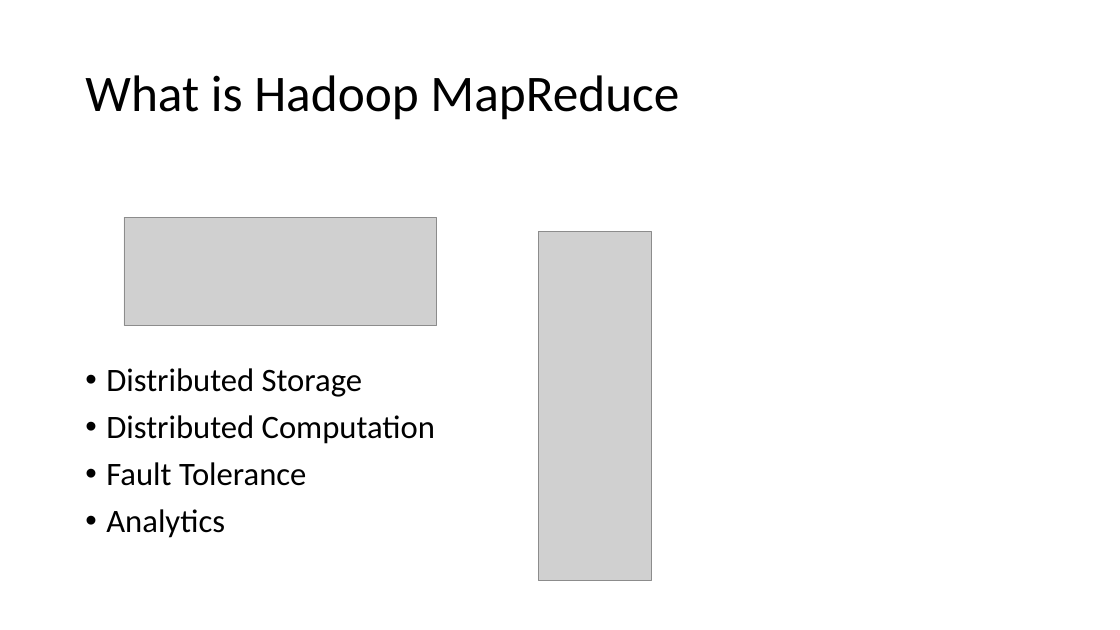
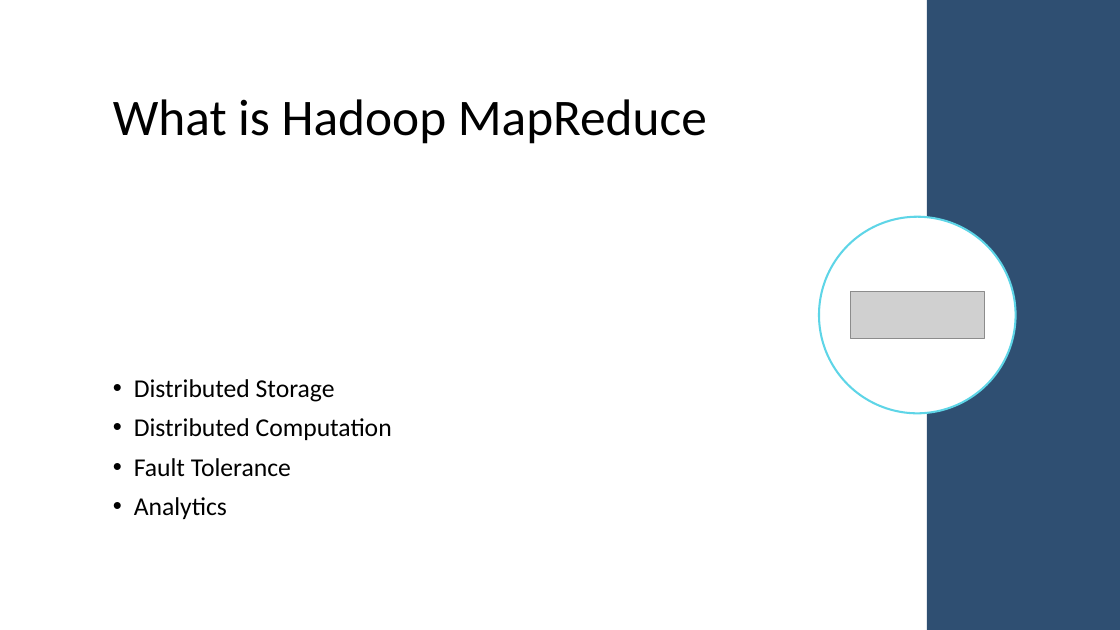
Before and after one commit to marilynwaldman/course, a slide deck: slide 4 of Hadoop/05-MapReduce.pptx (slide 3 before the commit). Drawn at 1120x630 pixels with LibreOffice and Linux fonts; fonts in the diff are those of the drawing; grey boxes stand for pictures. Boxes give left, top, right and bottom in pixels: in the first picture for what was removed or moved away, otherwise in the second. Text is boxed around its words. In the diff, an @@ line names an element or a change of style, - is before the commit and + after.

```diff
--- a/Hadoop/05-MapReduce.pptx
+++ b/Hadoop/05-MapReduce.pptx
@@ rectangle added at (927, 0, 1120, 630), fill #2F4F72 @@
@@ title "What is Hadoop MapReduce": place and size @@
-title "What is Hadoop MapReduce" at (85, 75, 679, 120)
+title "What is Hadoop MapReduce" at (113, 99, 707, 144)
@@ text "Distributed Storage": place and size @@
-text "Distributed Storage" at (106, 368, 435, 538)
+text "Distributed Storage" at (134, 379, 392, 519)
@@ text "Distributed Storage" at (134, 379, 392, 519): size 28 to 22 pt; vertical alignment top to middle @@
@@ picture removed at (539, 231, 652, 581) @@
@@ ellipse added at (819, 217, 1016, 413), fill #FFFFFF, outline #5ED5E7 1.75 pt @@
@@ picture: place and size @@
-picture at (124, 218, 437, 326)
+picture at (850, 292, 985, 339)
```
Also in this commit, not shown: 8 other slides changed, 2 slides added, 1 slide removed, 3 other files.
